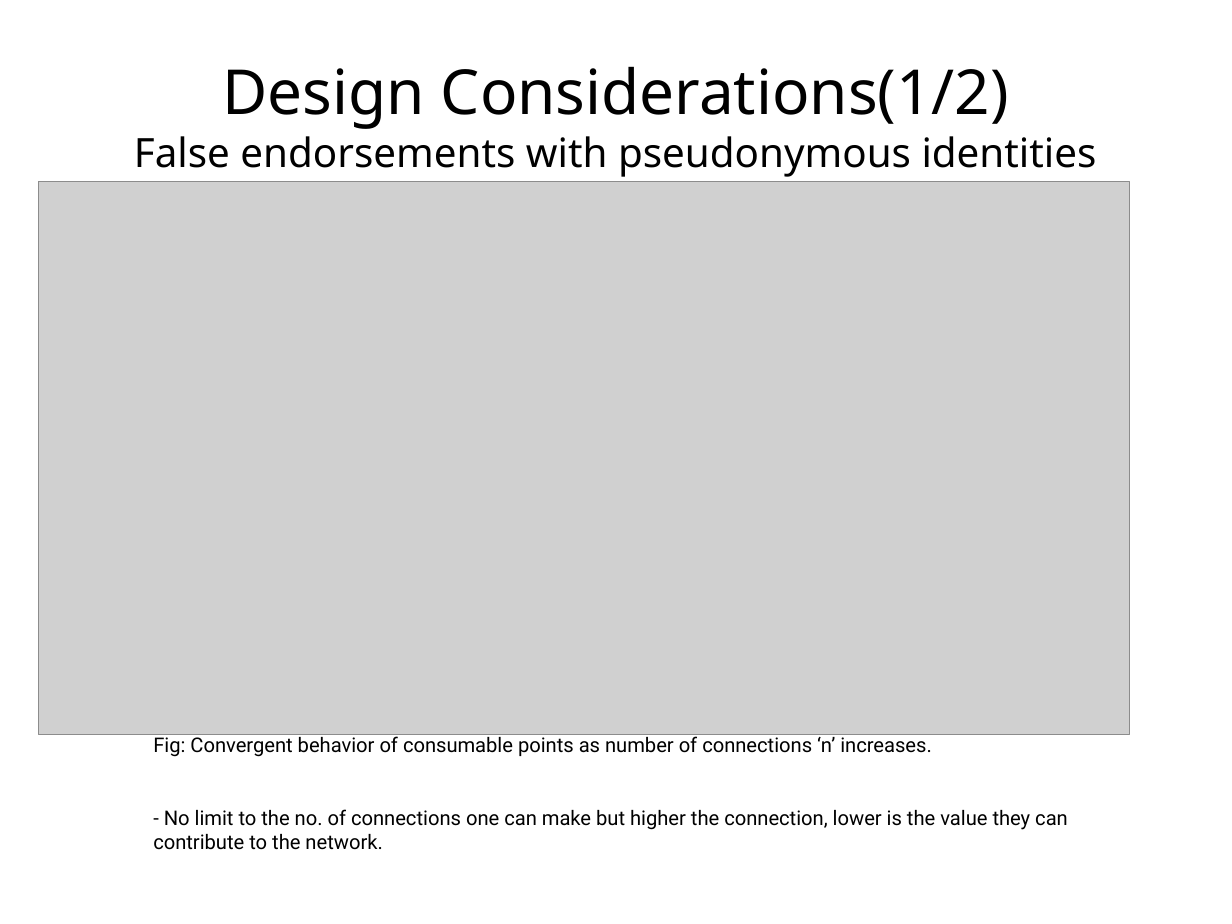
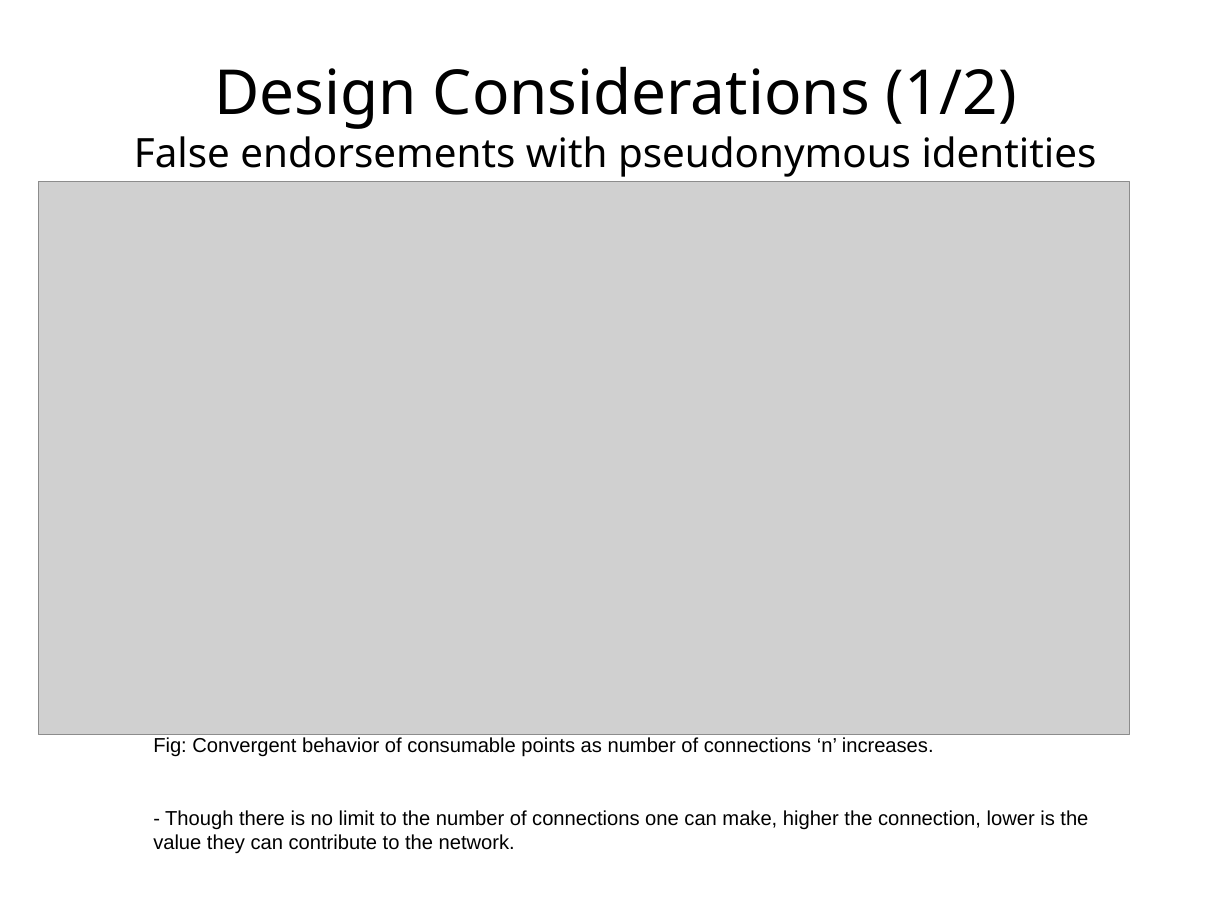
Before and after one commit to s2-t2/blockchain_reputation_system, a slide deck: slide 13 of documents/Presentation/Presentationv1.odp (slide 24 before the commit). Drawn at 1232x924 pixels with LibreOffice and Linux fonts; fonts in the diff are those of the drawing; grey boxes stand for pictures. Boxes give left, top, right and bottom in pixels: in the first picture for what was removed or moved away, otherwise in the second. Text is boxed around its words. In the diff, an @@ line names an element or a change of style, - is before the commit and + after.

```diff
--- a/documents/Presentation/Presentationv1.odp
+++ b/documents/Presentation/Presentationv1.odp
@@ title at [134,66,1097,177]: spaces changed @@
-Design Considerations(1/2)
-False endorsements with pseudonymous identities
+Design Considerations (1/2)
+False endorsements with pseudonymous identities
@@ text at [153,737,934,757]: font Roboto to Arial in "Fig: Convergent behavior of consumable points as ..." @@
@@ text at [153,810,1088,854]: text changed; font Roboto to Arial @@
-- No limit to the no. of connections one can make but higher the connection, lower is the value they can contribute to the network.
+- Though there is no limit to the number of connections one can make, higher the connection, lower is the value they can contribute to the network.
```
Also in this commit, not shown: 19 other slides changed, 14 slides added, 21 slides removed, 10 other files.
